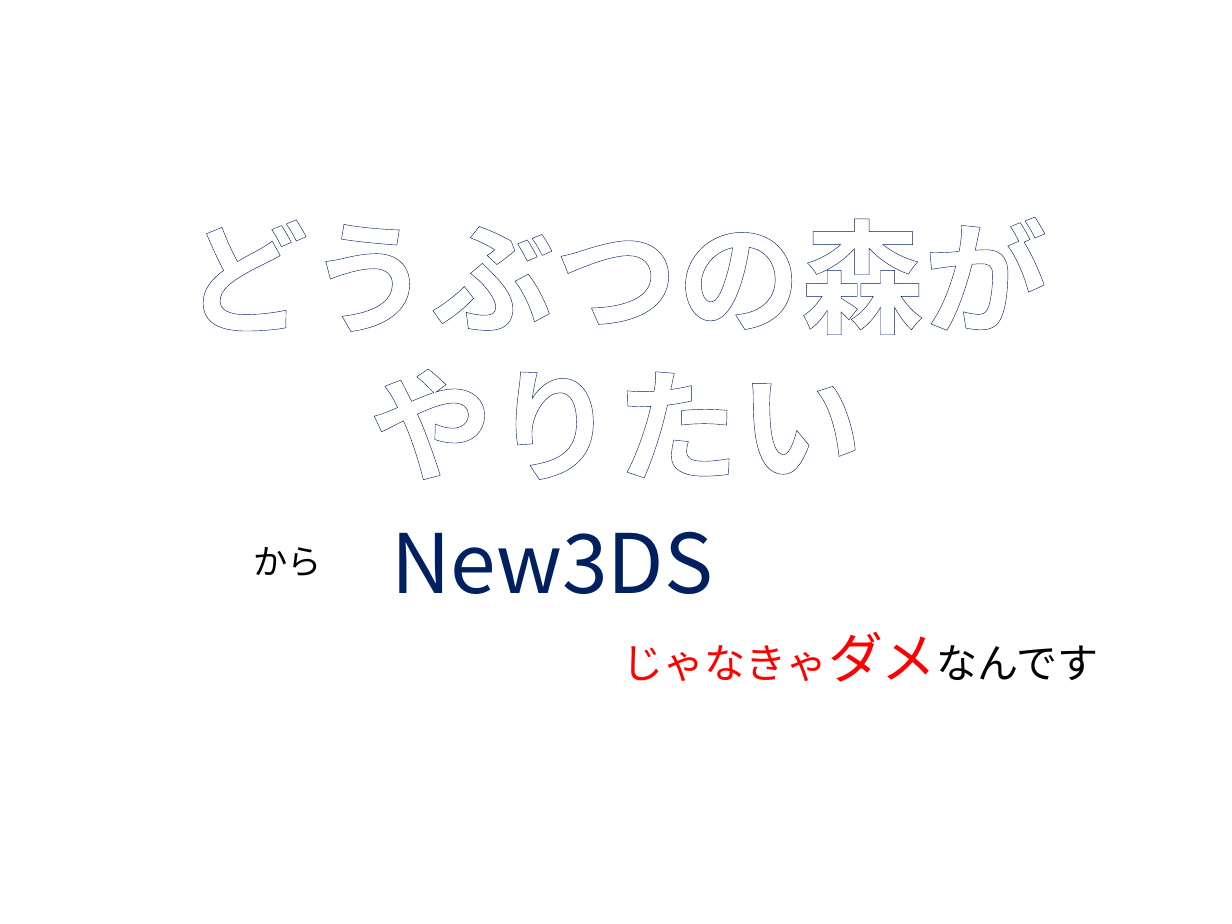
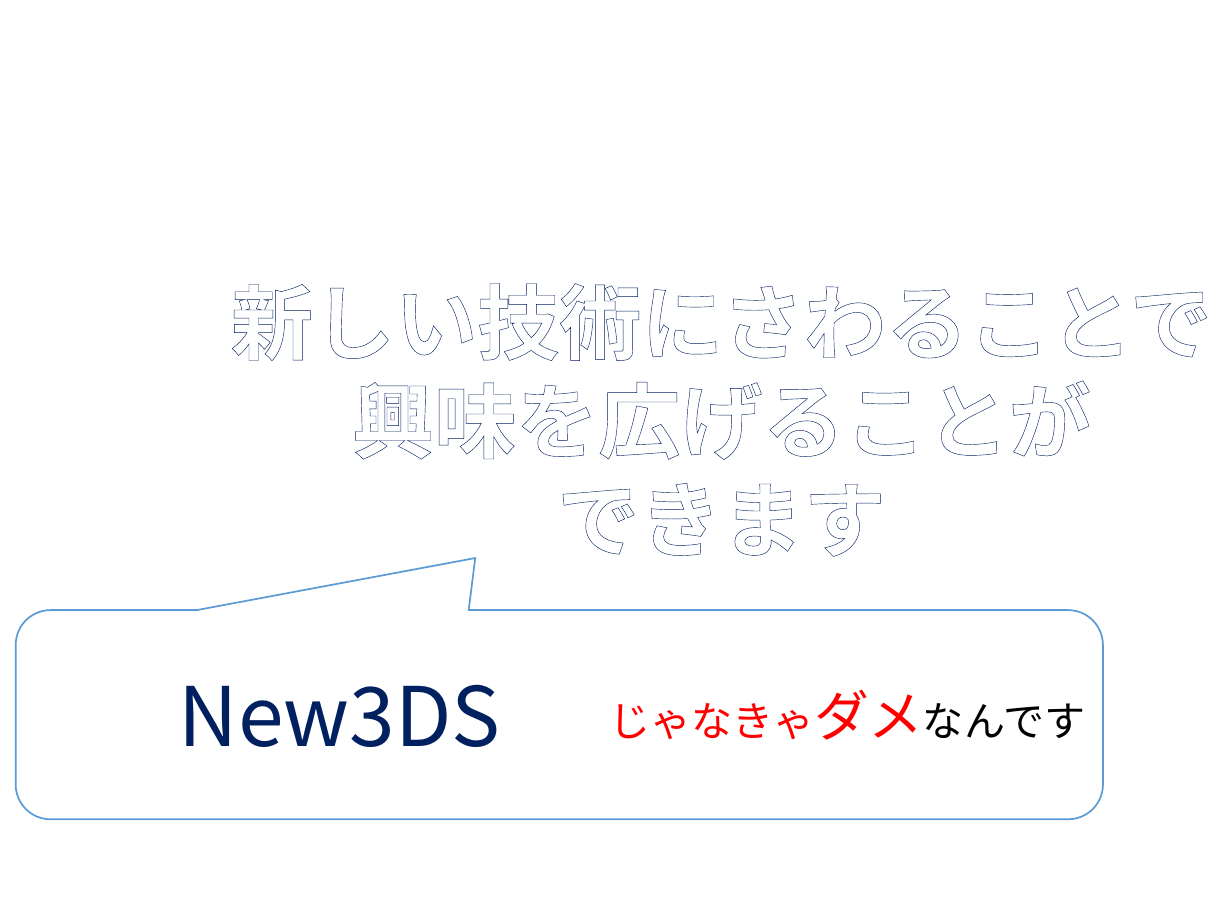
Before and after one commit to enpit2016fun/pbl_f, a slide deck: slide 9 of RPG風.pptx. Drawn at 1232x924 pixels with LibreOffice and Linux fonts; fonts in the diff are those of the drawing; background and template pictures are left out. Boxes give left, top, right and bottom in pixels: in the first picture for what was removed or moved away, otherwise in the second. Text is boxed around its words. In the diff, an @@ line names an element or a change of style, - is before the commit and + after.

Commit message:
fix pptx

```diff
--- a/RPG風.pptx
+++ b/RPG風.pptx
@@ text at box(231, 283, 1212, 557): text changed; size 72 to 48 pt @@
-どうぶつの森が
-やりたい
+新しい技術にさわることで興味を広げることが
+できます
@@ text removed at box(254, 547, 322, 576) @@
-から
@@ rounded speech box added at box(16, 610, 1104, 819), fill #FFFFFF, outline #5B9BD5 1 pt @@
@@ text "New3DS": place and size @@
-text "New3DS" at box(391, 531, 713, 594)
+text "New3DS" at box(179, 684, 501, 747)
@@ text "じゃなきゃダメなんです": place and size @@
-text "じゃなきゃダメなんです" at box(623, 632, 1098, 682)
+text "じゃなきゃダメなんです" at box(610, 690, 1085, 740)
```
Also in this commit, not shown: 1 other slide changed, 4 slides added, 3 slides removed.
